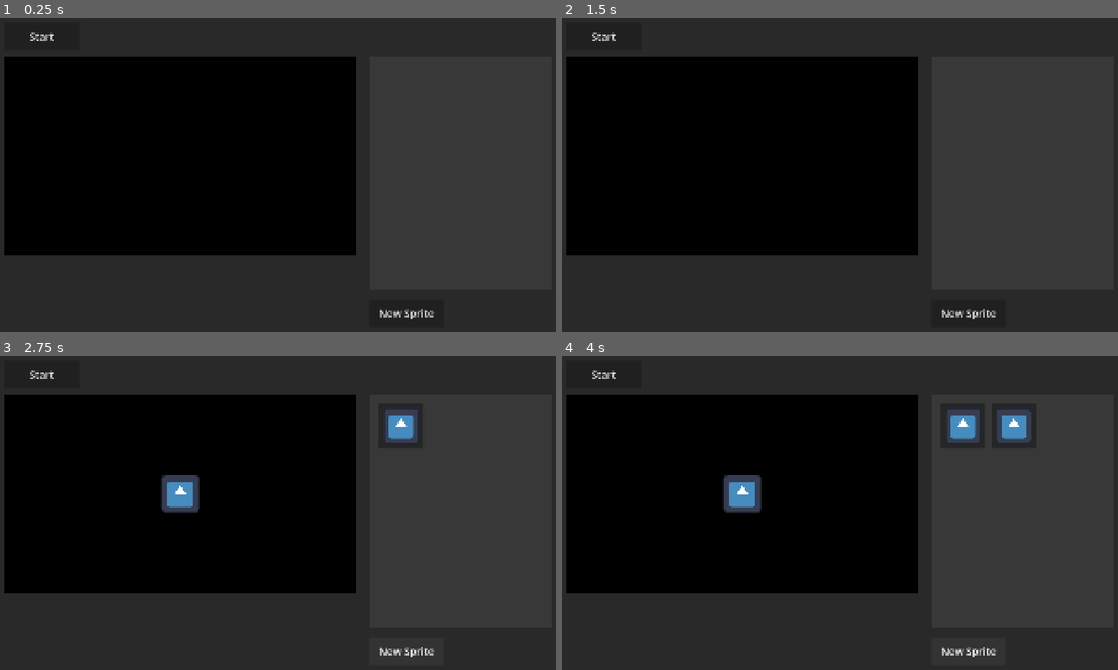
Above: before the commit, frames 1-4 (two rows, left to right).
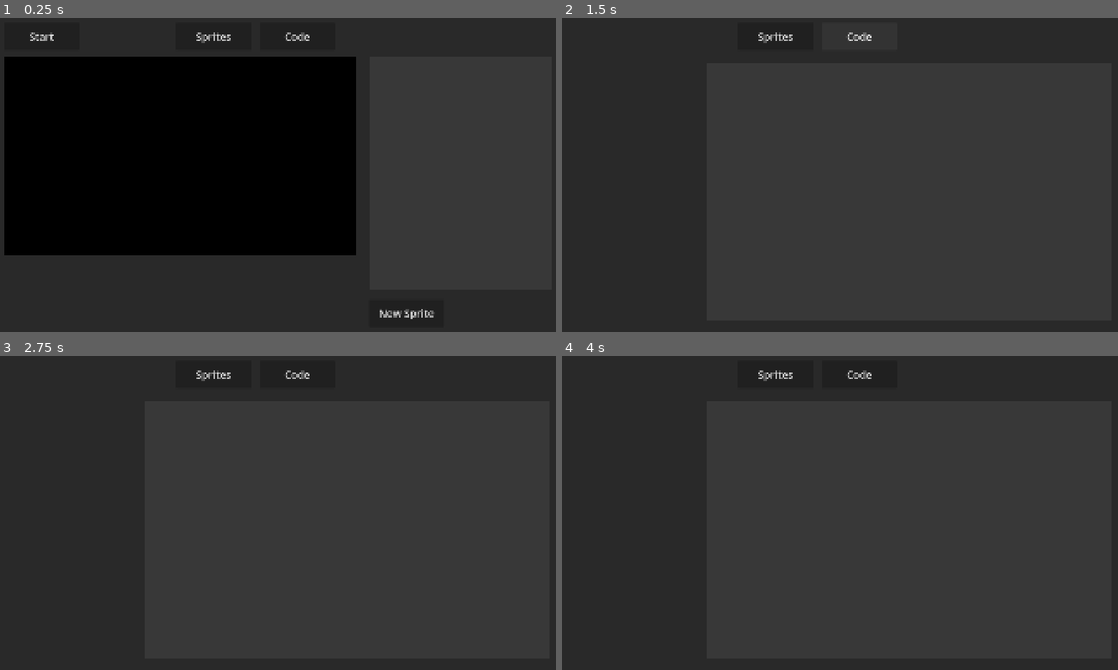
Above: after the commit, the same moments.

Repository: The2AndOnly/spritey
Game: Godot game, scene res://scenes/editor.tscn
Same seed, same stepped clock (60 frames per second), same inputs: the game is played once before the commit and once after it.
Inputs (mouse positions are in pixels of both pictures, inside the frame that each line leads up to):
- Up to frame 1 (0.25 s): no input
- Up to frame 2 (1.5 s): click (773, 36) at 0.5 s, where only the run after the commit has a clickable "Sprites"; click (856, 36) at 1.25 s, where only the run after the commit has a clickable "Code"
- Up to frame 3 (2.75 s): click (405, 651) at 2 s, where only the run before the commit has a clickable "New Sprite"
- Up to frame 4 (4 s): click (962, 425) at 2.77 s; click (967, 651) at 3.5 s, where only the run before the commit has a clickable "New Sprite"

The runs differ from the first frame. In frame 1, 0.2% of the frame differs, in the area x 35-56%, y 4-8%; in frame 2, 40%; in frame 3, 41%; in frame 4, 42%, in the area x 0-85%, y 4-96%.
Error before the commit: Invalid assignment of property or key 'selectedSprite' with value of type 'Nil' on a base object of type 'null instance'. (res://scripts/editor/UISpriteEntry.g…

Commit message:
new script editor view

Diff:
--- a/project.godot
+++ b/project.godot
@@ -43,4 +43,4 @@
 [rendering]
 
 rendering_device/driver.windows="d3d12"
-renderer/rendering_method="gl_compatibility"
+renderer/rendering_method="mobile"
--- a/scenes/editor.tscn
+++ b/scenes/editor.tscn
@@ -2,8 +2,9 @@
 
 [ext_resource type="Script" uid="uid://bhqp5qjohejt3" path="res://scripts/editor/gameView.gd" id="1_ba0ut"]
 [ext_resource type="Script" uid="uid://bwbrqjjnmmsge" path="res://scripts/editor/editor.gd" id="1_q68jb"]
-[ext_resource type="Script" uid="uid://jxs1kkb13lbb" path="res://scripts/UI/buttonNewSprite.gd" id="4_q68jb"]
+[ext_resource type="Script" uid="uid://jxs1kkb13lbb" path="res://scripts/editor/buttonNewSprite.gd" id="4_q68jb"]
 [ext_resource type="Script" uid="uid://b6lrotmsxgnnu" path="res://scripts/project/buttonStart.gd" id="4_xg7d5"]
+[ext_resource type="Script" uid="uid://bs4y7vreo54hw" path="res://scripts/editor/buttonEditorView.gd" id="5_xg7d5"]
 
 [sub_resource type="StyleBoxFlat" id="StyleBoxFlat_xh0pi"]
 bg_color = Color(0.22, 0.22, 0.22, 1)
@@ -19,7 +20,63 @@
 script = ExtResource("1_q68jb")
 metadata/_edit_lock_ = true
 
-[node name="SubViewportContainer" type="SubViewportContainer" parent="." unique_id=1956139392]
+[node name="clear" type="ColorRect" parent="." unique_id=1126558441]
+z_index = -20
+layout_mode = 1
+anchors_preset = 15
+anchor_right = 1.0
+anchor_bottom = 1.0
+grow_horizontal = 2
+grow_vertical = 2
+mouse_filter = 2
+color = Color(0.16078432, 0.16078432, 0.16078432, 1)
+metadata/_edit_use_anchors_ = true
+
+[node name="viewSprites" type="Button" parent="." unique_id=1725437823 node_paths=PackedStringArray("enabledWithView", "editor")]
+layout_mode = 1
+anchors_preset = -1
+anchor_left = 0.32083333
+anchor_top = 0.028703704
+anchor_right = 0.45208332
+anchor_bottom = 0.11388883
+grow_horizontal = 2
+grow_vertical = 2
+theme_override_font_sizes/font_size = 35
+text = "Sprites"
+script = ExtResource("5_xg7d5")
+enabledWithView = NodePath("../sprites")
+viewName = &"sprites"
+editor = NodePath("..")
+metadata/_edit_use_anchors_ = true
+
+[node name="viewScripts" type="Button" parent="." unique_id=1971486897 node_paths=PackedStringArray("enabledWithView", "editor")]
+layout_mode = 1
+anchors_preset = -1
+anchor_left = 0.46666667
+anchor_top = 0.028703704
+anchor_right = 0.59791666
+anchor_bottom = 0.11388883
+grow_horizontal = 2
+grow_vertical = 2
+theme_override_font_sizes/font_size = 35
+text = "Code"
+script = ExtResource("5_xg7d5")
+enabledWithView = NodePath("../scripts")
+viewName = &"scripts"
+editor = NodePath("..")
+metadata/_edit_use_anchors_ = true
+
+[node name="sprites" type="Control" parent="." unique_id=1392272804]
+layout_mode = 1
+anchors_preset = 15
+anchor_right = 1.0
+anchor_bottom = 1.0
+grow_horizontal = 2
+grow_vertical = 2
+mouse_filter = 2
+metadata/_edit_use_anchors_ = true
+
+[node name="SubViewportContainer" type="SubViewportContainer" parent="sprites" unique_id=1956139392]
 z_index = 1
 layout_mode = 1
 anchors_preset = -1
@@ -33,14 +90,14 @@
 stretch = true
 metadata/_edit_use_anchors_ = true
 
-[node name="GameView" type="SubViewport" parent="SubViewportContainer" unique_id=868529631]
+[node name="GameView" type="SubViewport" parent="sprites/SubViewportContainer" unique_id=868529631]
 disable_3d = true
 handle_input_locally = false
 size = Vector2i(1180, 664)
 render_target_update_mode = 4
 script = ExtResource("1_ba0ut")
 
-[node name="clear" type="ColorRect" parent="SubViewportContainer/GameView" unique_id=826513618]
+[node name="clear" type="ColorRect" parent="sprites/SubViewportContainer/GameView" unique_id=826513618]
 anchors_preset = 15
 anchor_right = 1.0
 anchor_bottom = 1.0
@@ -49,19 +106,7 @@
 mouse_filter = 2
 color = Color(0, 0, 0, 1)
 
-[node name="clear" type="ColorRect" parent="." unique_id=1126558441]
-z_index = -20
-layout_mode = 1
-anchors_preset = 15
-anchor_right = 1.0
-anchor_bottom = 1.0
-grow_horizontal = 2
-grow_vertical = 2
-mouse_filter = 2
-color = Color(0.16078432, 0.16078432, 0.16078432, 1)
-metadata/_edit_use_anchors_ = true
-
-[node name="SpritePanel" type="Panel" parent="." unique_id=1850654370]
+[node name="SpritePanel" type="Panel" parent="sprites" unique_id=1850654370]
 layout_mode = 1
 anchors_preset = -1
 anchor_left = 0.6588542
@@ -73,7 +118,7 @@
 theme_override_styles/panel = SubResource("StyleBoxFlat_xh0pi")
 metadata/_edit_use_anchors_ = true
 
-[node name="MarginContainer" type="MarginContainer" parent="SpritePanel" unique_id=1377579395]
+[node name="MarginContainer" type="MarginContainer" parent="sprites/SpritePanel" unique_id=1377579395]
 layout_mode = 1
 anchors_preset = 15
 anchor_right = 1.0
@@ -86,16 +131,16 @@
 theme_override_constants/margin_bottom = 30
 metadata/_edit_use_anchors_ = true
 
-[node name="ScrollContainer" type="ScrollContainer" parent="SpritePanel/MarginContainer" unique_id=1836226103]
+[node name="ScrollContainer" type="ScrollContainer" parent="sprites/SpritePanel/MarginContainer" unique_id=1836226103]
 layout_mode = 2
 
-[node name="GridContainer" type="GridContainer" parent="SpritePanel/MarginContainer/ScrollContainer" unique_id=846301892]
+[node name="GridContainer" type="GridContainer" parent="sprites/SpritePanel/MarginContainer/ScrollContainer" unique_id=846301892]
 layout_mode = 2
 theme_override_constants/h_separation = 20
 theme_override_constants/v_separation = 20
 columns = 3
 
-[node name="new sprite" type="Button" parent="." unique_id=1313471364 node_paths=PackedStringArray("spriteEntryContainer", "gameView", "startButton")]
+[node name="new sprite" type="Button" parent="sprites" unique_id=1313471364 node_paths=PackedStringArray("spriteEntryContainer", "gameView", "editor")]
 layout_mode = 1
 anchors_preset = -1
 anchor_left = 0.65729165
@@ -109,10 +154,10 @@
 script = ExtResource("4_q68jb")
 spriteEntryContainer = NodePath("../SpritePanel/MarginContainer/ScrollContainer/GridContainer")
 gameView = NodePath("../SubViewportContainer/GameView")
-startButton = NodePath("../start")
-metadata/_edit_use_anchors_ = true
-
-[node name="start" type="Button" parent="." unique_id=1810919771]
+editor = NodePath("../..")
+metadata/_edit_use_anchors_ = true
+
+[node name="start" type="Button" parent="sprites" unique_id=1810919771 node_paths=PackedStringArray("gameView")]
 layout_mode = 1
 anchors_preset = -1
 anchor_left = 0.020833334
@@ -124,4 +169,45 @@
 theme_override_font_sizes/font_size = 35
 text = "Start"
 script = ExtResource("4_xg7d5")
-metadata/_edit_use_anchors_ = true
+gameView = NodePath("../SubViewportContainer/GameView")
+metadata/_edit_use_anchors_ = true
+
+[node name="scripts" type="Control" parent="." unique_id=932710569]
+visible = false
+layout_mode = 1
+anchors_preset = 15
+anchor_right = 1.0
+anchor_bottom = 1.0
+grow_horizontal = 2
+grow_vertical = 2
+mouse_filter = 2
+metadata/_edit_use_anchors_ = true
+
+[node name="SubViewportContainer" type="SubViewportContainer" parent="scripts" unique_id=1417721329]
+z_index = 1
+layout_mode = 1
+anchors_preset = -1
+anchor_left = 0.26770833
+anchor_top = 0.15648147
+anchor_right = 0.97291666
+anchor_bottom = 0.95185184
+grow_horizontal = 2
+grow_vertical = 2
+mouse_filter = 2
+stretch = true
+metadata/_edit_use_anchors_ = true
+
+[node name="ScriptView" type="SubViewport" parent="scripts/SubViewportContainer" unique_id=1227163633]
+disable_3d = true
+handle_input_locally = false
+size = Vector2i(1354, 859)
+render_target_update_mode = 0
+
+[node name="clear" type="ColorRect" parent="scripts/SubViewportContainer/ScriptView" unique_id=1757129253]
+anchors_preset = 15
+anchor_right = 1.0
+anchor_bottom = 1.0
+grow_horizontal = 2
+grow_vertical = 2
+mouse_filter = 2
+color = Color(0.21960784, 0.21960784, 0.21960784, 1)
--- a/scripts/editor/UISpriteEntry.gd
+++ b/scripts/editor/UISpriteEntry.gd
@@ -3,6 +3,7 @@
 
 var previewTexture: Texture2D
 var sprite: Sprite
+var editor: Editor
 
 @onready var textureMargin: MarginContainer = MarginContainer.new()
 @onready var texture: TextureRect = TextureRect.new()
@@ -24,4 +25,4 @@
 	pressed.connect(onPress)
 
 func onPress() -> void:
-	owner.selectedSprite = sprite
+	editor.selectedSprite = sprite
--- /dev/null
+++ b/scripts/editor/buttonEditorView.gd
@@ -0,0 +1,16 @@
+extends Button
+
+@export var enabledWithView: Control
+@export var viewName: StringName
+@export var editor: Editor
+
+func _ready() -> void:
+	pressed.connect(onPress)
+	editor.changedView.connect(changedView)
+
+func onPress() -> void:
+	editor.currentView = viewName
+	editor.changedView.emit(viewName)
+
+func changedView(view: StringName) -> void:
+	enabledWithView.visible = view == viewName
--- a/scripts/UI/buttonNewSprite.gd
+++ b/scripts/editor/buttonNewSprite.gd
@@ -2,7 +2,7 @@
 
 @export var spriteEntryContainer: GridContainer
 @export var gameView: GameView
-@export var startButton: ProjectStartButton
+@export var editor: Editor
 
 const ICON = preload("uid://d0v5t1dg4hf3k")
 
@@ -12,12 +12,12 @@
 func onPress() -> void:
 	var spriteEntry: UISpriteEntry = UISpriteEntry.new()
 	spriteEntry.previewTexture = ICON
+	spriteEntry.editor = editor
 	spriteEntryContainer.add_child(spriteEntry)
 	var sprite: Sprite = Sprite.new()
 	sprite.texture = ICON
 	sprite.gameView = gameView
-	sprite.startButton = startButton
 	gameView.add_child(sprite)
 	sprite.position = gameView.getCoord(0.0, 0.0)
 
-	owner.selectedSprite = sprite
+	editor.selectedSprite = sprite
--- a/scripts/editor/editor.gd
+++ b/scripts/editor/editor.gd
@@ -1,3 +1,8 @@
+class_name Editor
 extends Control
 
 var selectedSprite: Sprite
+var currentView: StringName = &"sprites"
+
+@warning_ignore("unused_signal")
+signal changedView(view: StringName)
--- a/scripts/editor/gameView.gd
+++ b/scripts/editor/gameView.gd
@@ -1,5 +1,8 @@
 class_name GameView
 extends SubViewport
 
+@warning_ignore("unused_signal")
+signal event(blockName: StringName)
+
 func getCoord(x: float, y: float) -> Vector2:
 	return (size / 2.0) + Vector2(x, -y)
--- a/scripts/editor/sprite.gd
+++ b/scripts/editor/sprite.gd
@@ -2,7 +2,6 @@
 extends Sprite2D
 
 var gameView: GameView
-var startButton: ProjectStartButton
 var spriteScript: Dictionary[int, Dictionary] = {
 	0: {
 		&"block": &"event_start",
@@ -33,9 +32,20 @@
 # This holds all the ScriptBlocks under the block name
 # Ex: &"event_start": [ScriptBlock, ScriptBlock]
 var topLevelBlocks: Dictionary[StringName, Array] = {}
+var scriptsCompiled := false
 
 func _ready() -> void:
-	startButton.startProject.connect(startProject)
+	gameView.event.connect(receivedEvent)
+
+func receivedEvent(blockName: StringName) -> void:
+	if !scriptsCompiled: compileAll()
+	if !topLevelBlocks.has(blockName): return
+	for i: ScriptBlock in topLevelBlocks[blockName]:
+		runStack(i)
+
+# For block parsing
+
+func compileAll() -> void:
 	# Compile scripts and define top-level blocks
 	for i: int in spriteScript:
 		if !spriteScript[i][&"top"]: continue
@@ -45,12 +55,6 @@
 			topLevelBlocks[blockName] = []
 		# Top level block will be added to the category
 		topLevelBlocks[blockName].append(compileStack(i))
-
-func startProject() -> void:
-	for i: ScriptBlock in topLevelBlocks[&"event_start"]:
-		runStack(i)
-
-# For block parsing
 
 func compileStack(blockID: int) -> ScriptBlock:
 	var rawBlock: Dictionary = spriteScript[blockID]
--- a/scripts/project/buttonStart.gd
+++ b/scripts/project/buttonStart.gd
@@ -1,11 +1,9 @@
-class_name ProjectStartButton
 extends Button
 
-@warning_ignore("unused_signal")
-signal startProject()
+@export var gameView: GameView
 
 func _ready() -> void:
 	pressed.connect(onPress)
 
 func onPress() -> void:
-	startProject.emit()
+	gameView.event.emit(&"event_start")
Not shown, added: scripts/editor/buttonEditorView.gd.uid
Renamed: scripts/UI/buttonNewSprite.gd.uid -> scripts/editor/buttonNewSprite.gd.uid
